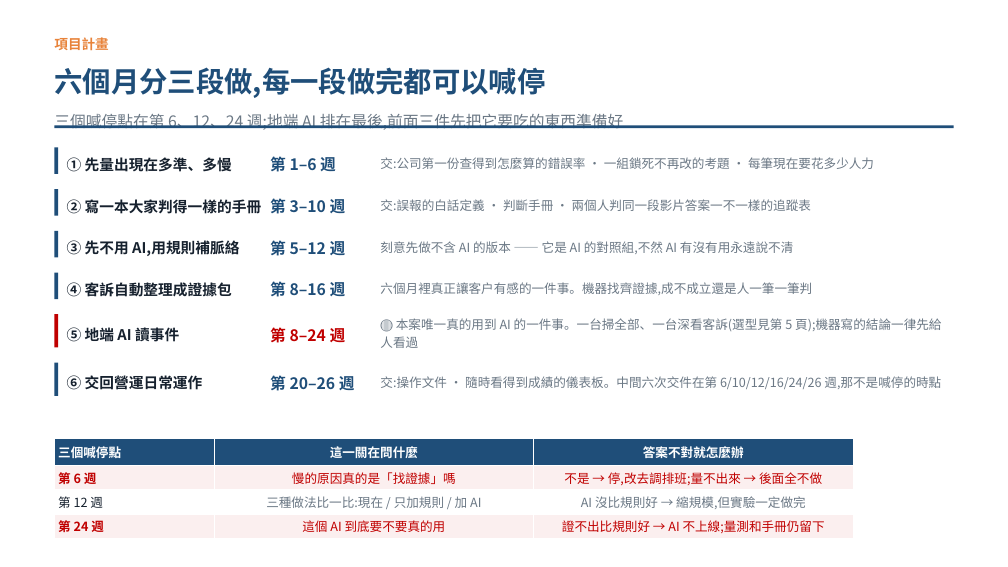
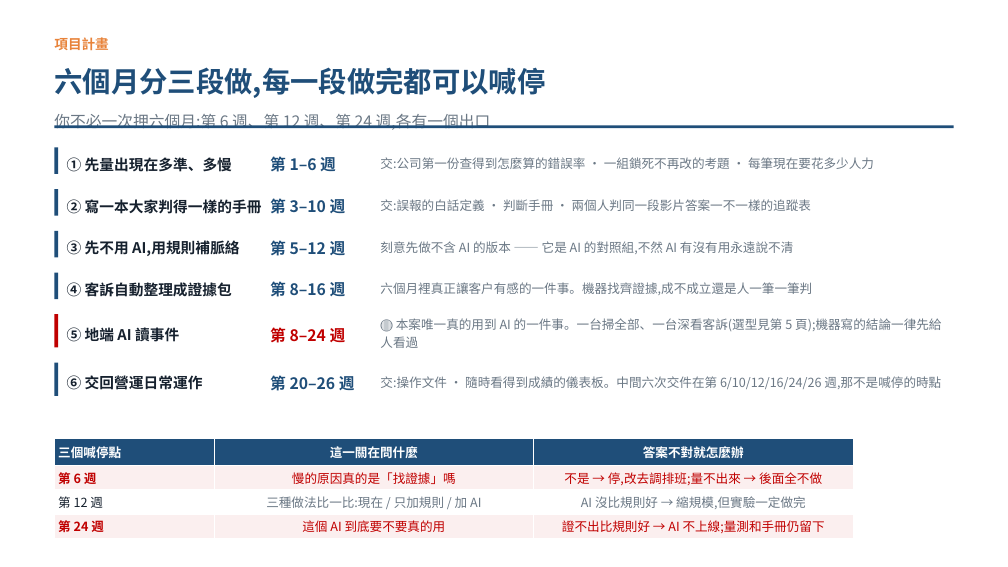
Before and after one commit to pokai-huang0828/UTS_workspace, a slide deck: slide 10 of Artificial Intelligence for Enterprises/Assessment3/Huang_26254793_421104_Assessment 3.pptx. Drawn at 1008x567 pixels with LibreOffice and Linux fonts; fonts in the diff are those of the drawing. Boxes give left, top, right and bottom in pixels: in the first picture for what was removed or moved away, otherwise in the second. Text is boxed around its words. In the diff, an @@ line names an element or a change of style, - is before the commit and + after.

```diff
--- a/Artificial Intelligence for Enterprises/Assessment3/Huang_26254793_421104_Assessment 3.pptx
+++ b/Artificial Intelligence for Enterprises/Assessment3/Huang_26254793_421104_Assessment 3.pptx
@@ text at [54,114,491,130]: text changed @@
-三個喊停點在第 6、12、24 週;地端 AI 排在最後,前面三件先把它要吃的東西準備好
+你不必一次押六個月:第 6 週、第 12 週、第 24 週,各有一個出口
```
Also in this commit, not shown: 3 other slides changed, 2 other files.
